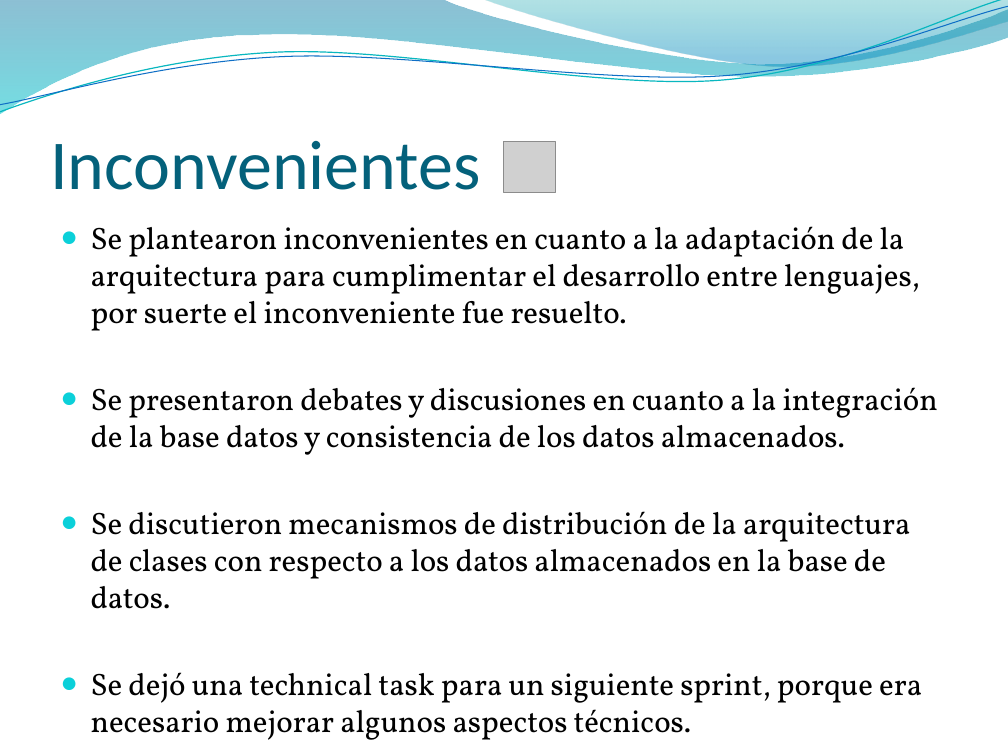
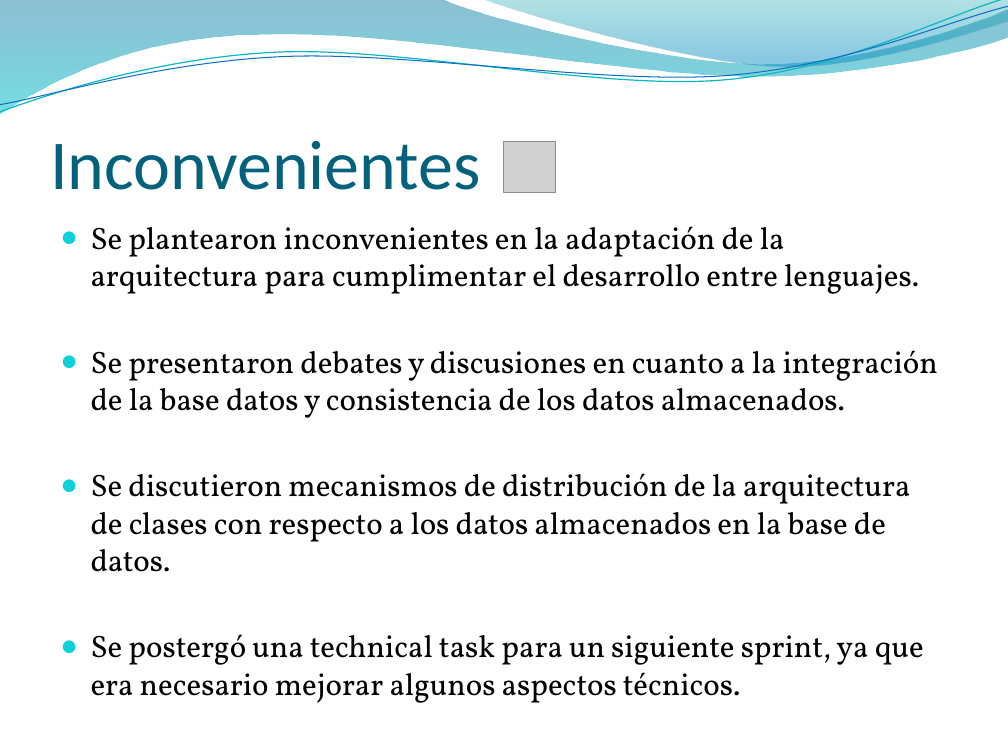
Before and after one commit to elcapo04/utn-frc-dlc-2011-liberal-peker, a slide deck: slide 7 of Proyecto final/SprintsDevelopment/Branch 02/DocumentosAEntregar/Sprint 02.pptx. Drawn at 1008x756 pixels with LibreOffice and Linux fonts; fonts in the diff are those of the drawing; grey boxes stand for pictures; background and template pictures are left out. Boxes give left, top, right and bottom in pixels: in the first picture for what was removed or moved away, otherwise in the second. Text is boxed around its words. In the diff, an @@ line names an element or a change of style, - is before the commit and + after.

Commit message:
Se mejoró la redacción de algunos items. Siguen faltando los gráficos y estadísticas.

```diff
--- a/Proyecto final/SprintsDevelopment/Branch 02/DocumentosAEntregar/Sprint 02.pptx
+++ b/Proyecto final/SprintsDevelopment/Branch 02/DocumentosAEntregar/Sprint 02.pptx
@@ text at (91,226,919,294): text changed @@
-● Se plantearon inconvenientes en cuanto a la adaptación de la arquitectura para cumplimentar el desarrollo entre lenguajes, por suerte el inconveniente fue resuelto.
+● Se plantearon inconvenientes en la adaptación de la arquitectura para cumplimentar el desarrollo entre lenguajes.
@@ text at (91,634,924,703): text changed @@
-● Se dejó una technical task para un siguiente sprint, porque era necesario mejorar algunos aspectos técnicos.
+● Se postergó una technical task para un siguiente sprint, ya que era necesario mejorar algunos aspectos técnicos.
```
Also in this commit, not shown: 5 other slides changed.
